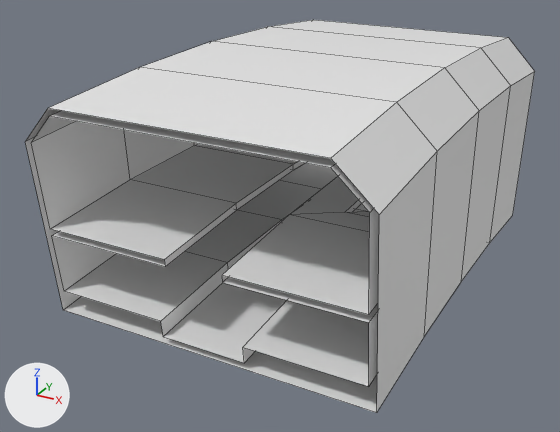
An edit to the Blender file work/blender/space-station.blend, drawn before and after from the same camera.
Camera for both pictures: a 50 mm lens placed at (23.7, -48.8, 24.9), pointed at (-1.6, -2.8, 1.9). The axes (+X, +Y, +Z) are drawn at lower left. The lights are the same throughout. Mesh edges are drawn as thin lines.

The first picture shows 'Level-0', 'Level-1', 'Outer'.
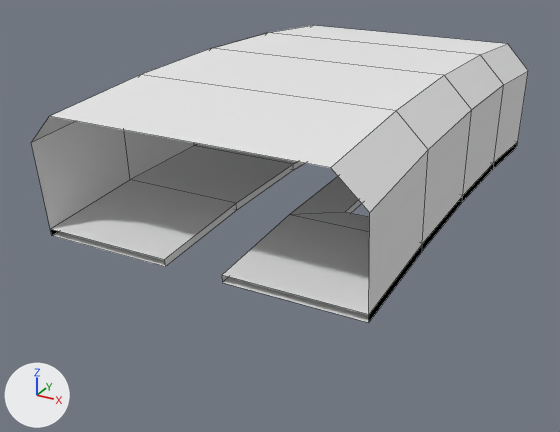
Commit message: Manifolding level meshes

The change, as a diff of the scene's bpy script:
```diff
--- a/work/blender/space-station.blend.py
+++ b/work/blender/space-station.blend.py
@@ mat_black @@
+mat_black = diffuse_material('Black')
+mat_black.base_color = (0.0, 0.0, 0.0)  # black #000000
@@ mat_spacestation @@
+mat_spacestation = diffuse_material('SpaceStation')
+mat_spacestation.base_color = (0.8, 0.8, 0.8)  # white #e7e7e7
@@ me_plane_004 @@
 # used by ob_outer; location = (0.0, 0.0, 0.0)
-me_plane_004.from_pydata(...)  # 60 vertices, 24 faces; spans x -11.5..11.5, y -17.1..17.1, z -2.3..13.5
+me_plane_004.from_pydata(...)  # 72 vertices, 28 faces; spans x -11.5..11.5, y -17.1..17.1, z -2.3..13.5
+# me_plane_004 part 1
+# 12 faces are deleted
+# 12 vertices are added at x -11.5..11.5, y -17.1..17.1, z -2.3..12.6
+# 4 new faces join them, mat_black (black #000000)
+# 12 new faces join them, mat_spacestation (white #e7e7e7), smooth
+me_plane_004.materials.append(mat_black)  # black #000000
+me_plane_004.materials.append(mat_spacestation)  # white #e7e7e7
@@ me_plane_003 @@
 # used by ob_level_1; location = (0.0, 0.0, 0.0)
-me_plane_003.from_pydata(...)  # 134 vertices, 56 faces; spans x -11.0..11.0, y -17.0..17.0, z 3.7..13.0
+me_plane_003.from_pydata(...)  # 154 vertices, 64 faces; spans x -11.0..11.0, y -17.0..17.0, z 3.7..13.0
+# me_plane_003 part 2
+# 28 faces are deleted
+# 15 vertices are added at x -11.0..11.0, y -16.2..16.2, z 3.7..5.0
+# 5 new vertices lie (-9.0, 0.0, 0.0) away from vertices in x -2.0, y -16.1..16.1, z 3.7..4.5
+# 8 new faces join them, mat_black (black #000000)
+# 28 new faces join them, mat_spacestation (white #e7e7e7), smooth
+me_plane_003.materials.append(mat_spacestation)  # white #e7e7e7
+me_plane_003.materials.append(mat_black)  # black #000000
@@ ob_outer @@
 ob_outer.location = (0.0, 0.0, 0.0)
+ob_outer.hide_set(True)  # its collection is switched off
@@ ob_level_0 @@
 ob_level_0.location = (0.0, 0.0, 0.0)
+ob_level_0.hide_set(True)  # its collection is switched off
```

What differs and where, as boxes (x1, y1, x2, y2) in the pictures (560 x 432 px; the box of a moved part takes in the faces that stretch with it):
'Level-1', reshaped
    before: (31, 111, 379, 323)
    after: (31, 25, 528, 323)
'Outer', hidden
    before: (25, 20, 535, 413)
'Level-0', hidden
    before: (52, 163, 378, 386)
part 2 of me_plane_003, moved or reshaped
    before: (31, 121, 379, 323)
    after: (31, 71, 528, 323)
